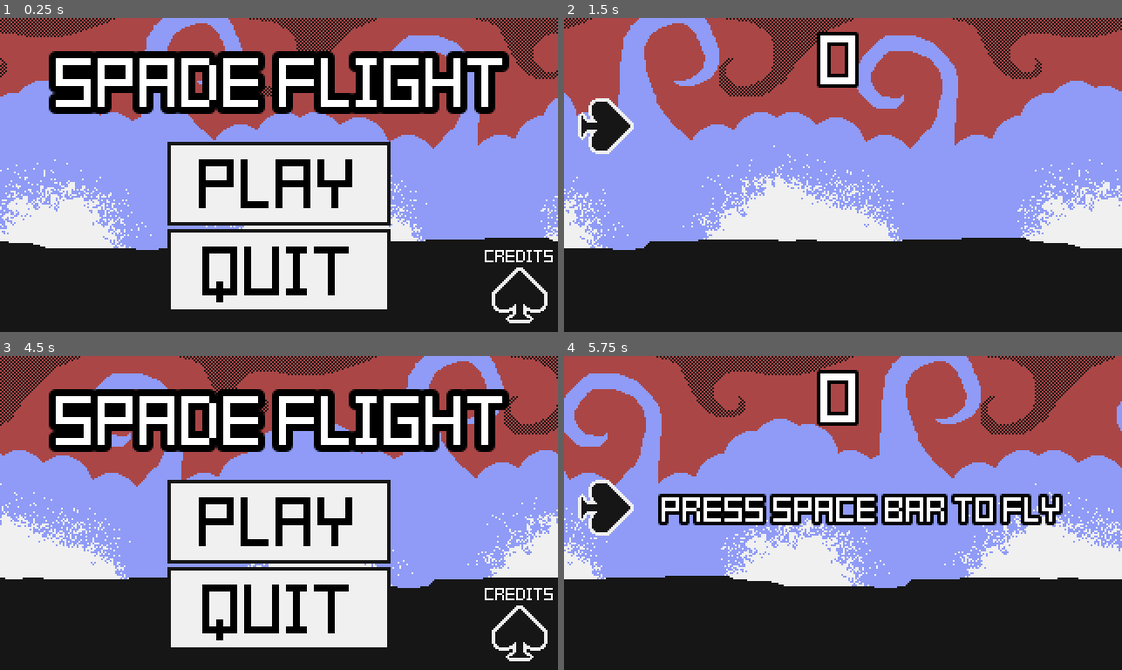
Above: before the commit, frames 1-4 (two rows, left to right).
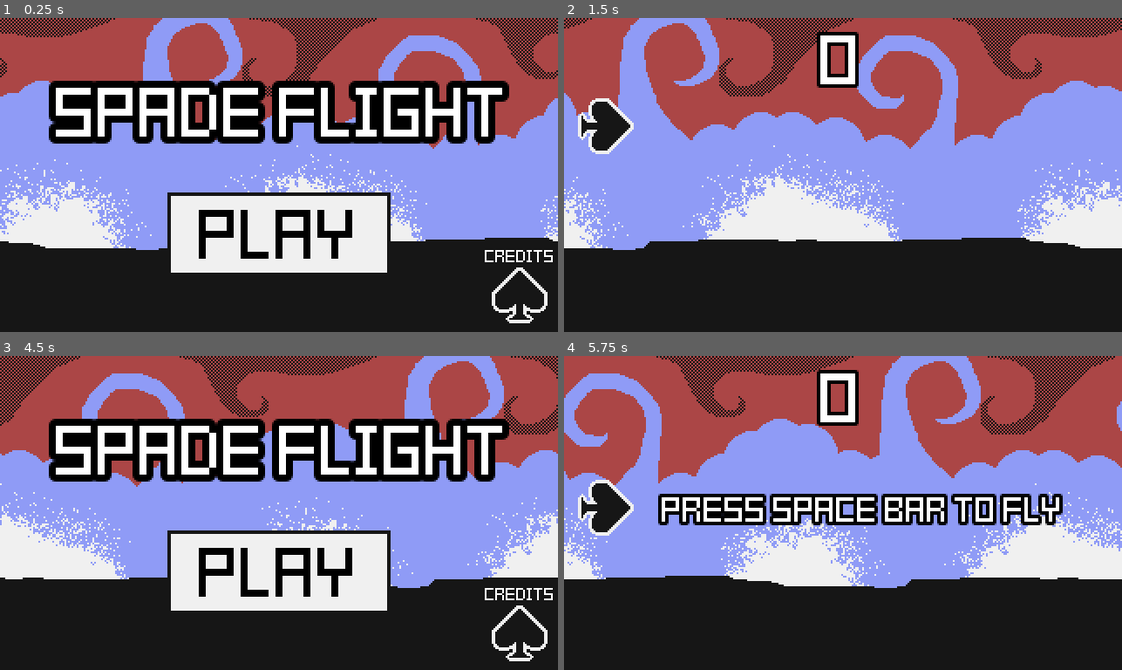
Above: after the commit, the same moments.

Repository: jadicodes/spade-flight
Game: Godot game, scene res://ui_screens/main_menu/main_menu.tscn
Two runs of this game, one before a commit and one after it. Both use one fixed random seed, a clock stepped at 60 frames per second and the inputs below.
Inputs:
- Up to frame 1 (0.25 s): no input
- Up to frame 2 (1.5 s): click "Play" at 0.5 s; tap Space at 1.25 s
- Up to frame 3 (4.5 s): tap Enter (ui_accept) at 1.52, 1.82, 2.27, 2.57, 3.77, 4.07 s; click "Menu" at 4.25 s
- Up to frame 4 (5.75 s): click "Play" at 5 s

The runs differ from the first frame. In frame 1, 31% of the frame differs, in the area x 8-92%, y 10-93%; in frame 2, nothing differs; in frame 3, 31%; in frame 4, nothing differs.

Commit message:
Create web build

Diff:
--- a/project/ui_screens/end_screen/end_screen.gd
+++ b/project/ui_screens/end_screen/end_screen.gd
@@ -1,6 +1,7 @@
 extends Node2D
 
 var _score: int
+
 
 func _ready() -> void:
 	Jukebox.play_explosion()
--- a/project/ui_screens/main_menu/main_menu.gd
+++ b/project/ui_screens/main_menu/main_menu.gd
@@ -1,4 +1,5 @@
 extends Node2D
+
 
 func _ready():
 	Jukebox.play_music()
@@ -10,11 +11,6 @@
 	get_tree().change_scene_to_file("res://world/world.tscn")
 
 
-func _on_quit_button_pressed() -> void:
-	Jukebox.play_click()
-	get_tree().quit()
-
-
 func _on_credits_button_pressed():
 	$CreditsBackground.show()
 
--- a/project/ui_screens/main_menu/main_menu.tscn
+++ b/project/ui_screens/main_menu/main_menu.tscn
@@ -7,7 +7,6 @@
 [ext_resource type="Texture2D" uid="uid://ce3qfvh5kuupm" path="res://common/buttons/button_white.png" id="5_xgxyl"]
 [ext_resource type="Texture2D" uid="uid://d4nrp5dmcu1oj" path="res://common/buttons/button_black.png" id="6_rr2ln"]
 [ext_resource type="Texture2D" uid="uid://buh1c0fab7jm1" path="res://common/buttons/button_blue.png" id="7_1vdv8"]
-[ext_resource type="Texture2D" uid="uid://dty7l8h42wysp" path="res://common/buttons/button_red.png" id="8_s8et0"]
 [ext_resource type="Texture2D" uid="uid://unt0htntvhi2" path="res://spade/spade.png" id="9_202ln"]
 
 [sub_resource type="ShaderMaterial" id="ShaderMaterial_kymgh"]
@@ -23,9 +22,9 @@
 
 [node name="Title" type="Label" parent="."]
 offset_left = 32.0
-offset_top = 11.0
+offset_top = 28.0
 offset_right = 292.0
-offset_bottom = 59.0
+offset_bottom = 76.0
 theme = ExtResource("2_ygwu1")
 theme_override_colors/font_outline_color = Color(0, 0, 0, 1)
 theme_override_constants/outline_size = 16
@@ -34,9 +33,9 @@
 
 [node name="PlayButton" type="TextureButton" parent="."]
 offset_left = 96.0
-offset_top = 71.0
+offset_top = 100.0
 offset_right = 224.0
-offset_bottom = 119.0
+offset_bottom = 148.0
 theme = ExtResource("2_ygwu1")
 texture_normal = ExtResource("5_xgxyl")
 texture_pressed = ExtResource("6_rr2ln")
@@ -57,32 +56,6 @@
 grow_vertical = 2
 theme_override_colors/font_color = Color(0, 0, 0, 1)
 text = "Play"
-
-[node name="QuitButton" type="TextureButton" parent="."]
-offset_left = 96.0
-offset_top = 121.0
-offset_right = 224.0
-offset_bottom = 169.0
-theme = ExtResource("2_ygwu1")
-texture_normal = ExtResource("5_xgxyl")
-texture_pressed = ExtResource("6_rr2ln")
-texture_hover = ExtResource("8_s8et0")
-
-[node name="Label" type="Label" parent="QuitButton"]
-layout_mode = 1
-anchors_preset = 8
-anchor_left = 0.5
-anchor_top = 0.5
-anchor_right = 0.5
-anchor_bottom = 0.5
-offset_left = -44.0
-offset_top = -26.0
-offset_right = 44.0
-offset_bottom = 22.0
-grow_horizontal = 2
-grow_vertical = 2
-theme_override_colors/font_color = Color(0, 0, 0, 1)
-text = "Quit"
 
 [node name="CreditsButton" type="TextureButton" parent="."]
 anchors_preset = 5
@@ -164,6 +137,5 @@
 text = "OK"
 
 [connection signal="pressed" from="PlayButton" to="." method="_on_play_button_pressed"]
-[connection signal="pressed" from="QuitButton" to="." method="_on_quit_button_pressed"]
 [connection signal="pressed" from="CreditsButton" to="." method="_on_credits_button_pressed"]
 [connection signal="pressed" from="CreditsBackground/OKButton" to="." method="_on_ok_button_pressed"]
--- a/project/world/world.gd
+++ b/project/world/world.gd
@@ -3,6 +3,7 @@
 var _game_started = false
 
 @export var pipes_scene: PackedScene
+
 @onready var hud_scene = get_node("HUD")
 
 
Not shown, added: project/export_presets.cfg
Not shown: 1 places in project/ui_screens/main_menu/main_menu.tscn that only renumber resources
Not shown, added: build.zip
Not shown, added: build/index.apple-touch-icon.png
Not shown, added: build/index.audio.worklet.js
Not shown, added: build/index.html
Not shown, added: build/index.icon.png
Not shown, added: build/index.js
Not shown, added: build/index.pck
Not shown, added: build/index.png
Not shown, added: build/index.wasm
Not shown, added: build/index.worker.js
(and 2 more such lines)
